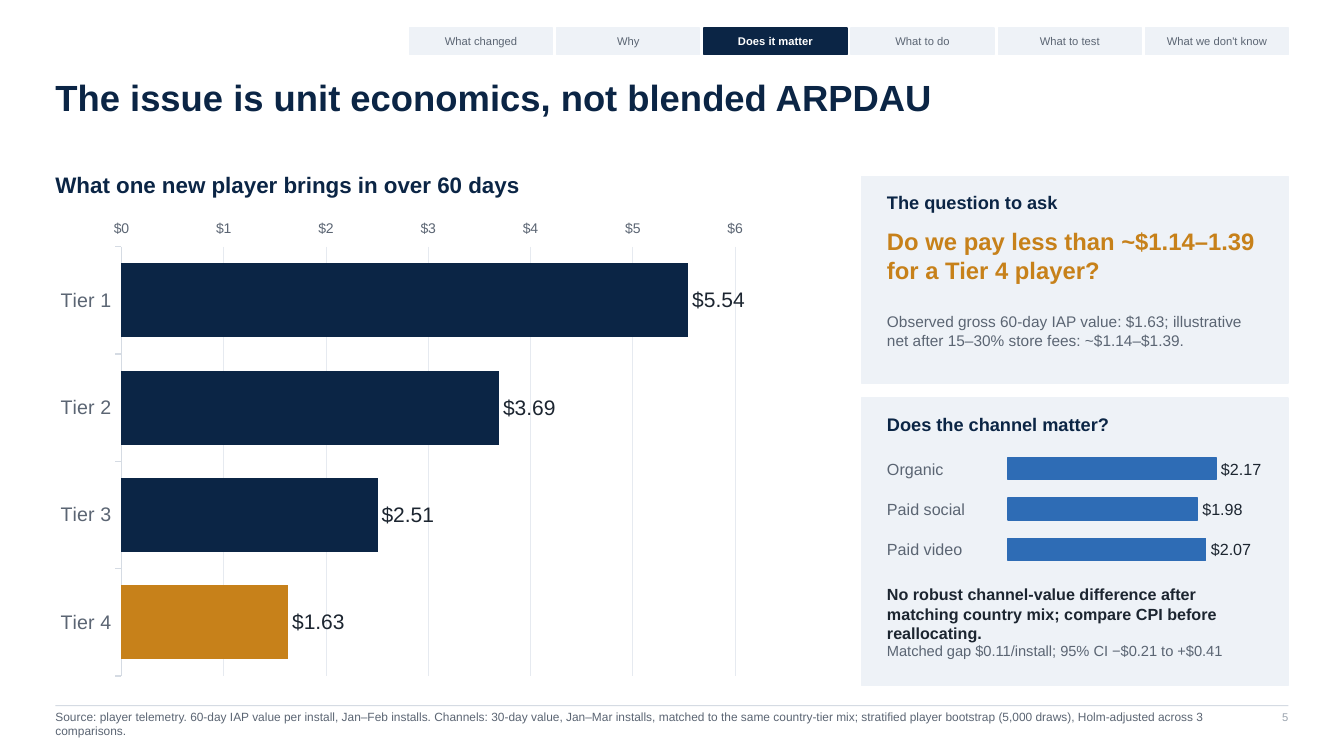
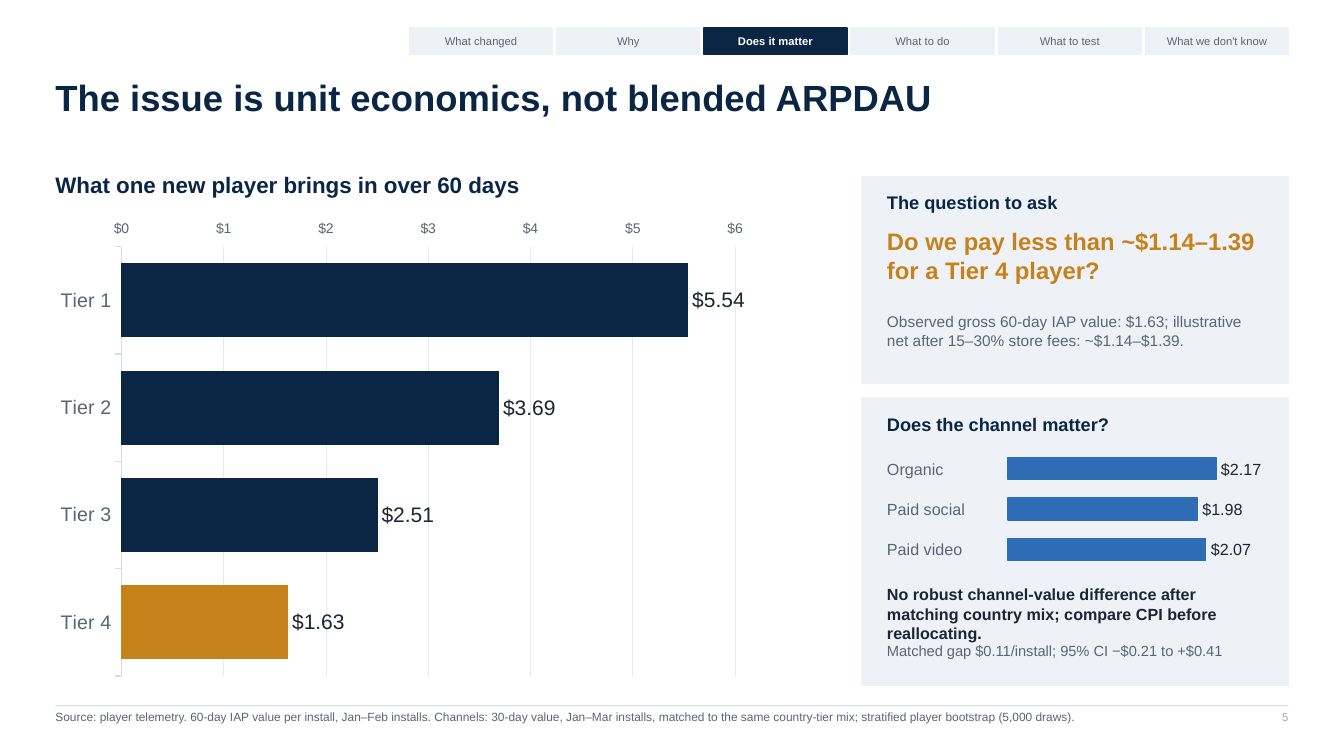
Before and after one commit to avishkarjadhav47/live-service-game-analytics, a slide deck: slide 5 of readout/Analyst_Take_Home_Readout.pptx. Drawn at 1344x756 pixels with LibreOffice and Linux fonts; fonts in the diff are those of the drawing. Boxes give left, top, right and bottom in pixels: in the first picture for what was removed or moved away, otherwise in the second. Text is boxed around its words. In the diff, an @@ line names an element or a change of style, - is before the commit and + after.

```diff
--- a/readout/Analyst_Take_Home_Readout.pptx
+++ b/readout/Analyst_Take_Home_Readout.pptx
@@ text at box(55, 712, 1075, 724): text changed @@
-Source: player telemetry. 60-day IAP value per install, Jan–Feb installs. Channels: 30-day value, Jan–Mar installs, matched to the same country-tier mix; stratified player bootstrap (5,000 draws), Holm-adjusted across 3 comparisons.
+Source: player telemetry. 60-day IAP value per install, Jan–Feb installs. Channels: 30-day value, Jan–Mar installs, matched to the same country-tier mix; stratified player bootstrap (5,000 draws).
```
Also in this commit, not shown: 1 other slide changed, 4 other files.
